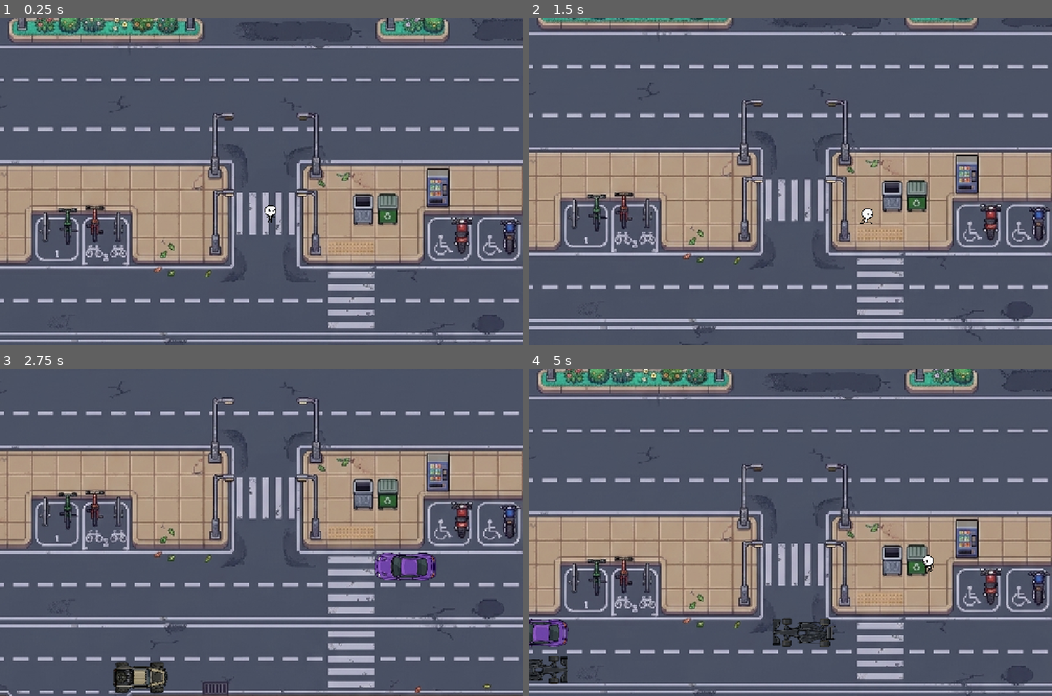
Above: before the commit, frames 1-4 (two rows, left to right).
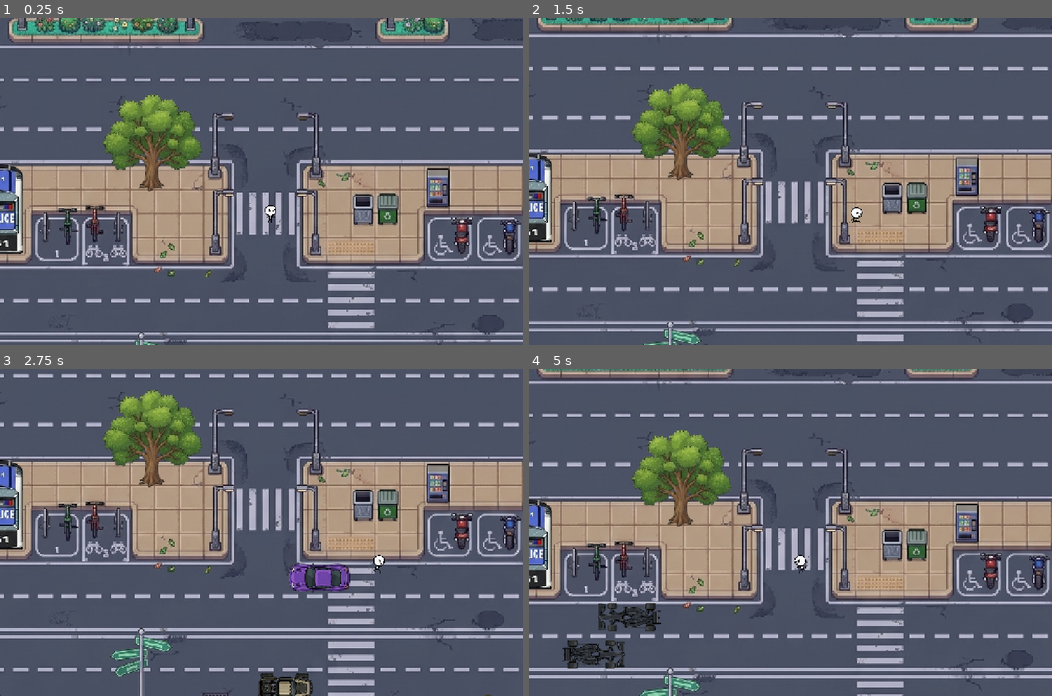
Above: after the commit, the same moments.

Repository: KramStyles/Godot-Tutorials
Game: Godot game, scene res://scenes/main.tscn
Same seed, same stepped clock (60 frames per second), same inputs: the game is played once before the commit and once after it.
Inputs:
- Up to frame 1 (0.25 s): no input
- Up to frame 2 (1.5 s): hold D (move_right) 0.53-1.28 s; hold S (move_down) from 1.28 s (still down)
- Up to frame 3 (2.75 s): release S (move_down) at 2.03 s; hold D (move_right) from 2.03 s (still down)
- Up to frame 4 (5 s): release D (move_right) at 2.78 s; hold W (move_up) 2.78-3.53 s; hold A (move_left) from 3.53 s (still down)

The runs differ from the first frame. In frame 1, 4.6% of the frame differs, in the area x 0-39%, y 23-100%; in frame 2, 25%; in frame 3, 35%; in frame 4, 39%, in the area x 0-100%, y 0-100%.

Commit message:
added objects and included y-sort index

Diff:
--- a/005-frogger-clear-code/project.godot
+++ b/005-frogger-clear-code/project.godot
@@ -49,6 +49,13 @@
 ]
 }
 
+[layer_names]
+
+2d_physics/layer_1="Terrain"
+2d_physics/layer_2="Player"
+2d_physics/layer_3="Cars"
+2d_physics/layer_4="Walls"
+
 [physics]
 
 3d/physics_engine="Jolt Physics"
--- a/005-frogger-clear-code/scenes/car.gd
+++ b/005-frogger-clear-code/scenes/car.gd
@@ -1,7 +1,7 @@
 extends Area2D
 
 var direction := Vector2.RIGHT
-var speed = 4
+var speed = 400
 
 @onready var sprite_2d: Sprite2D = $Sprite2D
 
@@ -14,7 +14,7 @@
 
 
 func _process(delta: float) -> void:
-	position += direction * speed
+	position += direction * speed * delta
 
 
 func _ready() -> void:
@@ -23,6 +23,7 @@
 		rotate(3.15)
 
 
+
 func _on_visible_on_screen_notifier_2d_screen_exited() -> void:
 	# Destroy the car as soon as it leaves the scene
 	queue_free()
--- a/005-frogger-clear-code/scenes/car.tscn
+++ b/005-frogger-clear-code/scenes/car.tscn
@@ -11,6 +11,8 @@
 size = Vector2(80, 32)
 
 [node name="Car" type="Area2D" unique_id=1077697084]
+collision_layer = 4
+collision_mask = 2
 script = ExtResource("1_qt2eu")
 
 [node name="Sprite2D" type="Sprite2D" parent="." unique_id=1484475178]
--- /dev/null
+++ b/005-frogger-clear-code/scenes/items.tscn
@@ -0,0 +1,18 @@
+[gd_scene format=3 uid="uid://cvv1pm7isrxxp"]
+
+[ext_resource type="Texture2D" uid="uid://cajmna2xgtrn3" path="res://assets/images/sprites.png" id="1_cuv54"]
+
+[sub_resource type="RectangleShape2D" id="RectangleShape2D_s0msa"]
+size = Vector2(32, 48)
+
+[node name="Item" type="StaticBody2D" unique_id=1466867183]
+metadata/_edit_group_ = true
+
+[node name="Sprite2D" type="Sprite2D" parent="." unique_id=1910171106]
+texture = ExtResource("1_cuv54")
+region_enabled = true
+region_rect = Rect2(196, 17.148998, 144, 138)
+
+[node name="CollisionShape2D" type="CollisionShape2D" parent="." unique_id=133057077]
+position = Vector2(0, 32)
+shape = SubResource("RectangleShape2D_s0msa")
--- a/005-frogger-clear-code/scenes/main.tscn
+++ b/005-frogger-clear-code/scenes/main.tscn
@@ -4,12 +4,14 @@
 [ext_resource type="Texture2D" uid="uid://6ogdpy7plhwv" path="res://assets/images/map.jpeg" id="1_o5qli"]
 [ext_resource type="PackedScene" uid="uid://g2dhnb5c8sj0" path="res://scenes/player.tscn" id="2_0wfyh"]
 [ext_resource type="PackedScene" uid="uid://c31p3audxguh0" path="res://scenes/rec_static.tscn" id="3_sugp2"]
+[ext_resource type="PackedScene" uid="uid://cvv1pm7isrxxp" path="res://scenes/items.tscn" id="5_tbgi4"]
 
 [node name="Main" type="Node2D" unique_id=1379039130]
 script = ExtResource("1_jyhfs")
 
 [node name="Background" type="Sprite2D" parent="." unique_id=889685674]
 texture = ExtResource("1_o5qli")
+metadata/_edit_lock_ = true
 
 [node name="ExternalCollisions" type="Node" parent="." unique_id=98620847]
 
@@ -48,10 +50,12 @@
 [node name="RecStatic16" parent="ExternalCollisions" unique_id=2081228247 instance=ExtResource("3_sugp2")]
 position = Vector2(-395, -1)
 scale = Vector2(0.2, 67)
+metadata/_edit_lock_ = true
 
 [node name="RecStatic17" parent="ExternalCollisions" unique_id=189027310 instance=ExtResource("3_sugp2")]
 position = Vector2(395, -1)
 scale = Vector2(0.2, 67)
+metadata/_edit_lock_ = true
 
 [node name="RecStatic13" parent="ExternalCollisions" unique_id=1551204685 instance=ExtResource("3_sugp2")]
 position = Vector2(-220, 119)
@@ -76,10 +80,12 @@
 [node name="RecStatic18" parent="ExternalCollisions" unique_id=531433676 instance=ExtResource("3_sugp2")]
 position = Vector2(2, -660)
 scale = Vector2(40, 0.2)
+metadata/_edit_lock_ = true
 
 [node name="RecStatic19" parent="ExternalCollisions" unique_id=1798414291 instance=ExtResource("3_sugp2")]
 position = Vector2(2, 665)
 scale = Vector2(40, 0.2)
+metadata/_edit_lock_ = true
 
 [node name="RecStatic15" parent="ExternalCollisions" unique_id=137326119 instance=ExtResource("3_sugp2")]
 position = Vector2(-281, -161)
@@ -102,38 +108,121 @@
 autostart = true
 
 [node name="Objects" type="Node2D" parent="." unique_id=1516529633]
+y_sort_enabled = true
 
 [node name="Player" parent="Objects" unique_id=2144651128 instance=ExtResource("2_0wfyh")]
 position = Vector2(58, 98)
 
+[node name="LargeTree" parent="Objects" unique_id=1877348803 instance=ExtResource("5_tbgi4")]
+position = Vector2(-104, 2)
+
+[node name="PineTree" parent="Objects" unique_id=1466867183 instance=ExtResource("5_tbgi4")]
+position = Vector2(-24, 552)
+
+[node name="Sprite2D" parent="Objects/PineTree" index="0" unique_id=1910171106]
+region_rect = Rect2(344, 22.148998, 91, 133.888)
+
+[node name="BlueHouse" parent="Objects" unique_id=1741944005 instance=ExtResource("5_tbgi4")]
+position = Vector2(-96, 584)
+
+[node name="Sprite2D" parent="Objects/BlueHouse" index="0" unique_id=1910171106]
+region_rect = Rect2(25, 164.149, 121, 137.99998)
+
+[node name="Bench" parent="Objects" unique_id=2017134837 instance=ExtResource("5_tbgi4")]
+position = Vector2(336, 472)
+
+[node name="Sprite2D" parent="Objects/Bench" index="0" unique_id=1910171106]
+region_rect = Rect2(328, 378.5, 109, 65.64899)
+
+[node name="CollisionShape2D" parent="Objects/Bench" index="1" unique_id=133057077]
+position = Vector2(0, 0)
+scale = Vector2(2, 1)
+
+[node name="Bench2" parent="Objects" unique_id=1388223159 instance=ExtResource("5_tbgi4")]
+position = Vector2(232, 472)
+
+[node name="Sprite2D" parent="Objects/Bench2" index="0" unique_id=1910171106]
+region_rect = Rect2(328, 378.5, 109, 65.64899)
+
+[node name="CollisionShape2D" parent="Objects/Bench2" index="1" unique_id=133057077]
+position = Vector2(0, 0)
+scale = Vector2(2, 1)
+
+[node name="StreetSign" parent="Objects" unique_id=246542508 instance=ExtResource("5_tbgi4")]
+position = Vector2(-120, 328)
+
+[node name="Sprite2D" parent="Objects/StreetSign" index="0" unique_id=1910171106]
+region_rect = Rect2(175.56842, 298.43457, 87.15253, 141.9985)
+
+[node name="CollisionShape2D" parent="Objects/StreetSign" index="1" unique_id=133057077]
+position = Vector2(1, 51)
+scale = Vector2(0.25, 0.7)
+
+[node name="Bench3" parent="Objects" unique_id=6400005 instance=ExtResource("5_tbgi4")]
+position = Vector2(-336, 480)
+
+[node name="Sprite2D" parent="Objects/Bench3" index="0" unique_id=1910171106]
+region_rect = Rect2(328, 378.5, 109, 65.64899)
+
+[node name="CollisionShape2D" parent="Objects/Bench3" index="1" unique_id=133057077]
+position = Vector2(0, 0)
+scale = Vector2(2, 1)
+
+[node name="CopCar" parent="Objects" unique_id=895106266 instance=ExtResource("5_tbgi4")]
+position = Vector2(-312, 92)
+
+[node name="Sprite2D" parent="Objects/CopCar" index="0" unique_id=1910171106]
+region_rect = Rect2(350.6372, 456.58252, 65.19675, 122.94238)
+
+[node name="CollisionShape2D" parent="Objects/CopCar" index="1" unique_id=133057077]
+position = Vector2(0, 0)
+scale = Vector2(2, 2)
+
 [node name="CarStartPositions" type="Node" parent="." unique_id=1047296380]
 
 [node name="Marker2D" type="Marker2D" parent="CarStartPositions" unique_id=649951129]
 position = Vector2(-416, 342)
+metadata/_edit_lock_ = true
 
 [node name="Marker2D2" type="Marker2D" parent="CarStartPositions" unique_id=29902872]
 position = Vector2(418, 296)
+metadata/_edit_lock_ = true
 
 [node name="Marker2D3" type="Marker2D" parent="CarStartPositions" unique_id=1338081799]
 position = Vector2(-416, 241)
+metadata/_edit_lock_ = true
 
 [node name="Marker2D4" type="Marker2D" parent="CarStartPositions" unique_id=170961511]
 position = Vector2(418, 192)
+metadata/_edit_lock_ = true
 
 [node name="Marker2D5" type="Marker2D" parent="CarStartPositions" unique_id=2105398779]
 position = Vector2(-414, 2)
+metadata/_edit_lock_ = true
 
 [node name="Marker2D6" type="Marker2D" parent="CarStartPositions" unique_id=571067445]
 position = Vector2(418, -46)
+metadata/_edit_lock_ = true
 
 [node name="Marker2D9" type="Marker2D" parent="CarStartPositions" unique_id=50236450]
 position = Vector2(-416, -104)
+metadata/_edit_lock_ = true
 
 [node name="Marker2D7" type="Marker2D" parent="CarStartPositions" unique_id=1030276458]
 position = Vector2(418, -193)
+metadata/_edit_lock_ = true
 
 [node name="Marker2D8" type="Marker2D" parent="CarStartPositions" unique_id=199091879]
 position = Vector2(-414, -238)
+metadata/_edit_lock_ = true
 
 [connection signal="body_entered" from="FinishArea" to="." method="_on_finish_area_body_entered"]
 [connection signal="timeout" from="Timers/CarTimer" to="." method="_on_car_timer_timeout"]
+
+[editable path="Objects/PineTree"]
+[editable path="Objects/BlueHouse"]
+[editable path="Objects/Bench"]
+[editable path="Objects/Bench2"]
+[editable path="Objects/StreetSign"]
+[editable path="Objects/Bench3"]
+[editable path="Objects/CopCar"]
--- a/005-frogger-clear-code/scenes/player.gd
+++ b/005-frogger-clear-code/scenes/player.gd
@@ -2,16 +2,16 @@
 
 @onready var animated_sprite: AnimatedSprite2D = $AnimatedSprite2D
 
-const SPEED := 2.0
+const SPEED := 100.0
 var direction = Vector2.ONE
 
 
-func _physics_process(_delta: float) -> void:
+func _physics_process(delta: float) -> void:
 
 	# This gets the direction: -1, 0, 1
 	direction = Input.get_vector("move_left", "move_right", "move_up", "move_down")
 	if direction:
-		position += direction * SPEED
+		position += direction * SPEED * delta
 		if direction.x != 0:
 			animated_sprite.play("running-x")
 			animated_sprite.flip_h = !direction.x > 0
--- a/005-frogger-clear-code/scenes/player.tscn
+++ b/005-frogger-clear-code/scenes/player.tscn
@@ -171,15 +171,17 @@
 
 [node name="Player" type="CharacterBody2D" unique_id=2144651128]
 scale = Vector2(3, 3)
+collision_layer = 2
+collision_mask = 13
 script = ExtResource("1_qhqgy")
 
 [node name="AnimatedSprite2D" type="AnimatedSprite2D" parent="." unique_id=694891861]
 position = Vector2(-0.6666666, -1.6666665)
 scale = Vector2(0.05, 0.05)
 sprite_frames = SubResource("SpriteFrames_s0msa")
-animation = &"die"
+animation = &"idle"
 autoplay = "idle"
-frame_progress = 0.008472303
+frame_progress = 0.833575
 
 [node name="CollisionShape2D" type="CollisionShape2D" parent="." unique_id=1631049534]
 position = Vector2(-0.6666667, 0.6666666)
--- a/005-frogger-clear-code/scripts/main.gd
+++ b/005-frogger-clear-code/scripts/main.gd
@@ -16,6 +16,13 @@
 ]
 
 
+func go_to_title(body):
+	body.animated_sprite.play("die")
+	print(body.animated_sprite.animation)
+	# Not working
+	#await body.animated_sprite.animation_finished
+
+
 func _on_car_timer_timeout() -> void:
 	var car : Area2D = car_scene.instantiate()
 	var random_region = CAR_REGIONS.pick_random()
@@ -24,6 +31,7 @@
 	car.position = pos_marker.position
 	$Objects.add_child(car)
 	car.set_car_region(random_region)
+	car.connect("body_entered", go_to_title)
 
 
 func _on_finish_area_body_entered(body: Node2D) -> void:
